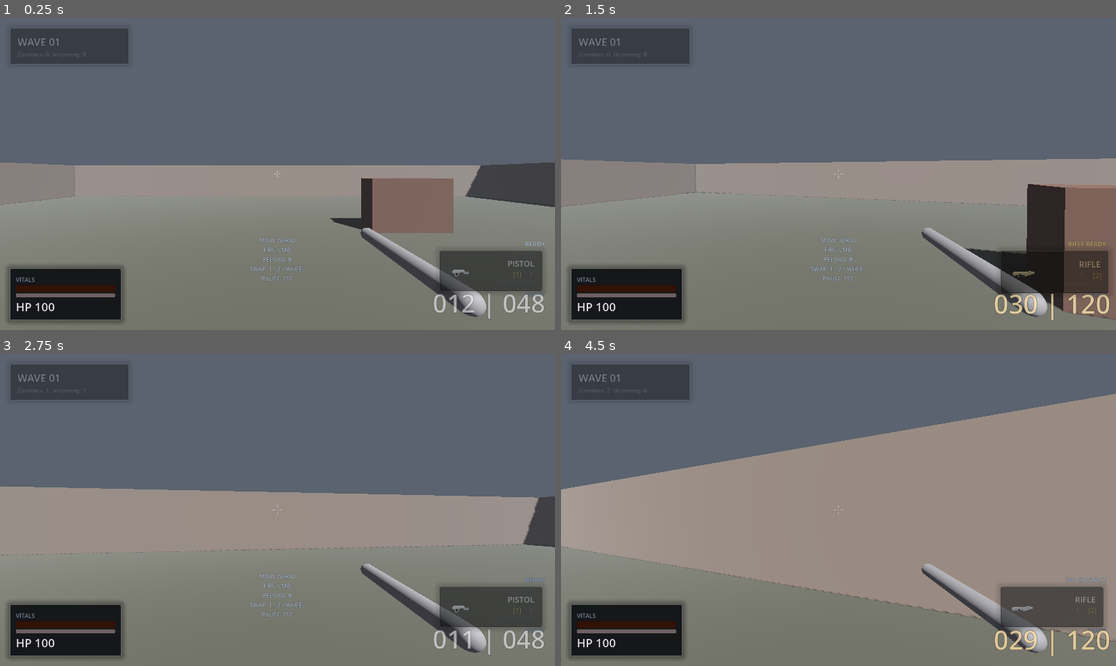
Above: before the commit, frames 1-4 (two rows, left to right).
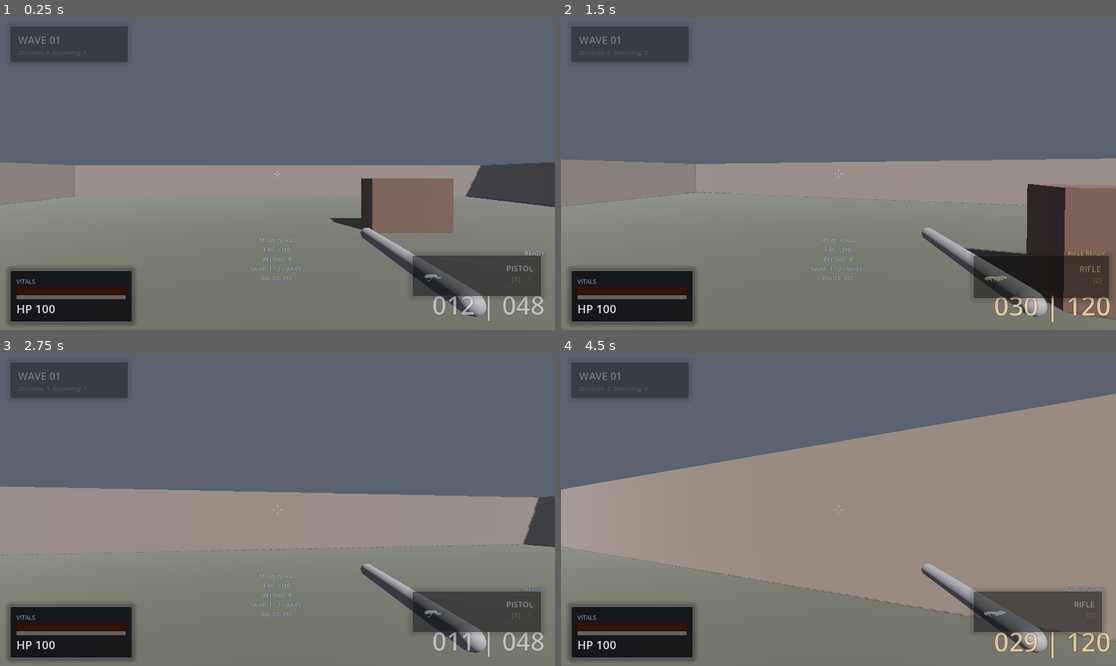
Above: after the commit, the same moments.

Repository: KernPhilipp/Dead-Zones
Game: Godot game, scene res://scenes/main.tscn
Two runs of this game, one before a commit and one after it. Both use one fixed random seed, a clock stepped at 60 frames per second and the inputs below.
Inputs (mouse positions are in pixels of both pictures, inside the frame that each line leads up to):
- Up to frame 1 (0.25 s): no input
- Up to frame 2 (1.5 s): tap Enter at 0.5 s; move the mouse to (866, 174) at 0.52 s; hold W (move_forward) from 0.53 s (still down); click (866, 174) at 0.6 s; tap Space (jump) at 0.77 s; move the mouse to (810, 174) at 1.27 s; tap Mouse wheel down (weapon_next) at 1.35 s
- Up to frame 3 (2.75 s): keep holding W (move_forward); tap Space (jump) at 1.52 s; move the mouse to (288, 503) at 2.02 s; tap Mouse wheel up (weapon_prev) at 2.1 s
- Up to frame 4 (4.5 s): keep holding W (move_forward); move the mouse to (832, 516) at 2.77 s; tap 1 (weapon_slot_1) at 2.85 s; tap Space (jump) at 3.02, 3.77 s; move the mouse to (877, 513) at 3.52 s; tap 2 (weapon_slot_2) at 3.6 s; tap R (reload) at 4.15 s; move the mouse to (794, 506) at 4.27 s; click (794, 506) at 4.35 s

The runs differ from the first frame. In frame 1, 3.3% of the frame differs, in the area x 1-99%, y 2-99%; in frame 2, 3.2%; in frame 3, 3.3%; in frame 4, 3.5%.

Commit message:
Fix responsive HUD spacing and scaling

Diff:
--- a/scripts/hud.gd
+++ b/scripts/hud.gd
@@ -50,6 +50,7 @@
 var pause_controls_label: Label
 var pause_settings_button: Button
 var pause_settings_content: ScrollContainer
+var pause_settings_grid: GridContainer
 var pause_session_label: Label
 var settings_hint_label: Label
 var reset_settings_button: Button
@@ -78,6 +79,7 @@
 var health_panel: PanelContainer
 var wave_panel: PanelContainer
 var weapon_panel: PanelContainer
+var game_over_card: PanelContainer
 
 var status_timer: SceneTreeTimer
 var damage_flash_tween: Tween
@@ -194,6 +196,7 @@
 	status_label.text = "READY"
 	ammo_state_label.text = "READY"
 	ammo_state_label.modulate = Color(0.82, 0.86, 0.92, 0.9)
+	ammo_state_label.visible = false
 	ammo_label.text = "030 | 120"
 	last_ammo_value = -1
 	game_over_panel.modulate.a = 0.0
@@ -220,6 +223,9 @@
 	_load_pause_settings()
 	_setup_pause_settings()
 	_setup_handbook_overlay()
+	if not get_viewport().size_changed.is_connected(_on_viewport_resized):
+		get_viewport().size_changed.connect(_on_viewport_resized)
+	_apply_responsive_layout()
 	_show_start_hints()
 
 func _ensure_nodes():
@@ -271,6 +277,7 @@
 	pause_controls_label = _find_required_node("PauseControlsLabel") as Label
 	pause_settings_button = _find_required_node("PauseSettingsButton") as Button
 	pause_settings_content = _find_required_node("PauseSettingsContent") as ScrollContainer
+	pause_settings_grid = _find_required_node("PauseSettingsGrid") as GridContainer
 	pause_session_label = _find_required_node("PauseSessionLabel") as Label
 	settings_hint_label = _find_required_node("SettingsHintLabel") as Label
 	reset_settings_button = _find_required_node("ResetSettingsButton") as Button
@@ -299,6 +306,7 @@
 	health_panel = _find_required_node("HealthPanel") as PanelContainer
 	wave_panel = _find_required_node("WavePanel") as PanelContainer
 	weapon_panel = _find_required_node("WeaponPanel") as PanelContainer
+	game_over_card = _find_required_node("GameOverCard") as PanelContainer
 	damage_compass_markers = [damage_compass_marker, damage_compass_marker_alt_a, damage_compass_marker_alt_b]
 	nodes_initialized = true
 
@@ -331,14 +339,6 @@
 	if pause_panel == null or pause_settings_button == null:
 		return
 	if settings_screen_open:
-		pause_panel.anchor_left = 0.08
-		pause_panel.anchor_top = 0.08
-		pause_panel.anchor_right = 0.92
-		pause_panel.anchor_bottom = 0.92
-		pause_panel.offset_left = 0.0
-		pause_panel.offset_top = 0.0
-		pause_panel.offset_right = 0.0
-		pause_panel.offset_bottom = 0.0
 		pause_label.text = "SETTINGS"
 		pause_summary_label.visible = false
 		pause_meta_label.text = "LIVE SETTINGS  |  ESC TO GO BACK"
@@ -376,6 +376,7 @@
 		handbook_button.visible = true
 		pause_restart_button.visible = true
 		pause_settings_button.text = "Settings"
+	_apply_responsive_layout()
 
 func _on_reset_settings_pressed():
 	hud_opacity_setting = 0.92
@@ -515,7 +516,6 @@
 func _apply_crosshair_size():
 	if crosshair_root == null:
 		return
-	crosshair_root.pivot_offset = crosshair_root.size * 0.5
 	var size_ratio: float = inverse_lerp(0.85, 1.25, crosshair_size_setting)
 	if crosshair_style_setting == "tactical":
 		crosshair_segment_length = round(lerpf(5.0, 9.0, size_ratio))
@@ -532,6 +532,131 @@
 		crosshair_segment_thickness = round(lerpf(2.0, 3.0, size_ratio))
 		crosshair_dot_size = round(lerpf(2.0, 3.0, size_ratio))
 		crosshair_gap_scale = lerpf(0.95, 1.08, size_ratio)
+	_apply_responsive_layout()
+
+func _on_viewport_resized():
+	_apply_responsive_layout()
+
+func _apply_responsive_layout():
+	if not nodes_initialized:
+		return
+
+	var viewport_size: Vector2 = get_viewport().get_visible_rect().size
+	if viewport_size.x <= 0.0 or viewport_size.y <= 0.0:
+		return
+
+	var safe_x: float = clampf(viewport_size.x * 0.018, 16.0, 28.0)
+	var safe_y: float = clampf(viewport_size.y * 0.022, 16.0, 28.0)
+	var left_panel_width: float = clampf(viewport_size.x * 0.22, 180.0, 286.0)
+	var right_panel_width: float = clampf(viewport_size.x * 0.24, 190.0, 300.0)
+
+	wave_panel.offset_left = safe_x
+	wave_panel.offset_top = safe_y
+	wave_panel.offset_right = safe_x + left_panel_width
+	wave_panel.offset_bottom = safe_y + clampf(viewport_size.y * 0.095, 68.0, 88.0)
+
+	health_panel.offset_left = safe_x
+	health_panel.offset_right = safe_x + left_panel_width
+	health_panel.offset_top = -clampf(viewport_size.y * 0.125, 76.0, 102.0)
+	health_panel.offset_bottom = -safe_y
+
+	var right_left: float = -safe_x - right_panel_width
+	var right_right: float = -safe_x
+	var ammo_height: float = 30.0
+	var status_height: float = 18.0
+	var reload_height: float = 26.0
+	var weapon_height: float = clampf(viewport_size.y * 0.11, 66.0, 84.0)
+	var right_gap: float = 10.0
+	var ammo_bottom: float = -safe_y
+	var ammo_top: float = ammo_bottom - ammo_height
+	var weapon_bottom: float = ammo_top - 22.0
+	var weapon_top: float = weapon_bottom - weapon_height
+	var status_bottom: float = weapon_top - 12.0
+	var status_top: float = status_bottom - status_height
+	var reload_bottom: float = status_top - right_gap
+	var reload_top: float = reload_bottom - reload_height
+
+	ammo_label.offset_left = right_left
+	ammo_label.offset_top = ammo_top
+	ammo_label.offset_right = right_right
+	ammo_label.offset_bottom = ammo_bottom
+	weapon_panel.offset_left = right_left
+	weapon_panel.offset_top = weapon_top
+	weapon_panel.offset_right = right_right
+	weapon_panel.offset_bottom = weapon_bottom
+	status_label.offset_left = right_left
+	status_label.offset_top = status_top
+	status_label.offset_right = right_right
+	status_label.offset_bottom = status_bottom
+	reload_panel.offset_left = right_left
+	reload_panel.offset_top = reload_top
+	reload_panel.offset_right = right_right
+	reload_panel.offset_bottom = reload_bottom
+
+	var game_over_width_max: float = maxf(360.0, viewport_size.x - safe_x * 2.0)
+	var game_over_height_max: float = maxf(330.0, viewport_size.y - safe_y * 2.0)
+	var game_over_width: float = clampf(viewport_size.x * 0.54, 360.0, game_over_width_max)
+	var game_over_height: float = clampf(viewport_size.y * 0.68, 330.0, game_over_height_max)
+	game_over_card.offset_left = -game_over_width * 0.5
+	game_over_card.offset_top = -game_over_height * 0.5
+	game_over_card.offset_right = game_over_width * 0.5
+	game_over_card.offset_bottom = game_over_height * 0.5
+	restart_button.custom_minimum_size = Vector2(minf(220.0, game_over_width * 0.46), 48.0)
+
+	var pause_width: float
+	var pause_height: float
+	if settings_screen_open:
+		var settings_width_max: float = maxf(360.0, viewport_size.x - safe_x * 2.0)
+		var settings_height_max: float = maxf(300.0, viewport_size.y - safe_y * 2.0)
+		pause_width = clampf(viewport_size.x * 0.72, 360.0, settings_width_max)
+		pause_height = clampf(viewport_size.y * 0.78, 300.0, settings_height_max)
+		pause_settings_content.custom_minimum_size.y = clampf(pause_height - 240.0, 170.0, 380.0)
+		pause_settings_grid.set("theme_override_constants/h_separation", 12 if pause_width >= 540.0 else 8)
+	else:
+		var pause_width_max: float = maxf(320.0, minf(460.0, viewport_size.x - safe_x * 2.0))
+		var pause_height_max: float = maxf(260.0, minf(380.0, viewport_size.y - safe_y * 2.0))
+		pause_width = clampf(viewport_size.x * 0.42, 320.0, pause_width_max)
+		pause_height = clampf(viewport_size.y * 0.58, 260.0, pause_height_max)
+		pause_settings_content.custom_minimum_size.y = 0.0
+		pause_settings_grid.set("theme_override_constants/h_separation", 10)
+
+	pause_panel.anchor_left = 0.5
+	pause_panel.anchor_top = 0.5
+	pause_panel.anchor_right = 0.5
+	pause_panel.anchor_bottom = 0.5
+	pause_panel.offset_left = -pause_width * 0.5
+	pause_panel.offset_top = -pause_height * 0.5
+	pause_panel.offset_right = pause_width * 0.5
+	pause_panel.offset_bottom = pause_height * 0.5
+
+	var pause_button_width: float = clampf(pause_width * 0.48, 160.0, 220.0)
+	pause_settings_button.custom_minimum_size = Vector2(pause_button_width, 40.0)
+	resume_button.custom_minimum_size = Vector2(pause_button_width, 44.0)
+	handbook_button.custom_minimum_size = Vector2(pause_button_width, 44.0)
+	pause_restart_button.custom_minimum_size = Vector2(pause_button_width, 44.0)
+	reset_settings_button.custom_minimum_size = Vector2(clampf(pause_width * 0.34, 130.0, 180.0), 38.0)
+
+	var wrap_labels: Array[Label] = [
+		pause_summary_label,
+		pause_meta_label,
+		pause_controls_label,
+		pause_session_label,
+		settings_hint_label,
+		game_over_meta_label,
+		game_over_summary_label,
+		game_over_stats_label,
+		game_over_footer_label,
+		game_over_hint_label
+	]
+	for label in wrap_labels:
+		label.autowrap_mode = TextServer.AUTOWRAP_WORD_SMART
+
+	var crosshair_half_extent: float = crosshair_segment_length + ((5.0 + 1.6) * crosshair_gap_scale) + 8.0
+	var crosshair_side: float = maxf(44.0, ceil(crosshair_half_extent * 2.0))
+	crosshair_root.custom_minimum_size = Vector2(crosshair_side, crosshair_side)
+	crosshair_root.size = crosshair_root.custom_minimum_size
+	crosshair_root.pivot_offset = crosshair_root.size * 0.5
+	update_crosshair(0.0)
 
 func _find_required_node(node_name: String) -> Node:
 	var node := find_child(node_name, true, false)
@@ -653,8 +778,6 @@
 		current_ammo_state = "EMPTY"
 		ammo_label.modulate = Color(1.0, 0.28, 0.22, 1.0)
 		reserve_label.modulate = Color(0.98, 0.52, 0.42, 0.96)
-		ammo_state_label.modulate = Color(1.0, 0.28, 0.22, 1.0)
-		ammo_state_label.text = "MAG EMPTY"
 		_set_crosshair_state("empty")
 		recent_threat_time = maxf(recent_threat_time, 0.8)
 		_start_ammo_warning()
@@ -662,8 +785,6 @@
 		current_ammo_state = "LOW AMMO"
 		ammo_label.modulate = Color(1.0, 0.34, 0.28, 1.0)
 		reserve_label.modulate = Color(1.0, 0.54, 0.46, 0.96)
-		ammo_state_label.modulate = Color(1.0, 0.34, 0.28, 1.0)
-		ammo_state_label.text = "LOW AMMO"
 		_set_crosshair_state("warning")
 		recent_threat_time = maxf(recent_threat_time, 0.4)
 		_start_ammo_warning()
@@ -671,16 +792,12 @@
 		current_ammo_state = "CHECK MAG"
 		ammo_label.modulate = Color(1.0, 0.82, 0.35, 1.0)
 		reserve_label.modulate = Color(0.98, 0.82, 0.38, 0.96)
-		ammo_state_label.modulate = Color(1.0, 0.82, 0.35, 0.96)
-		ammo_state_label.text = "CHECK MAG"
 		_set_crosshair_state("warning")
 		_stop_ammo_warning()
 	else:
 		current_ammo_state = "READY"
 		ammo_label.modulate = Color(1.0, 1.0, 1.0, 1.0)
 		reserve_label.modulate = Color(0.82, 0.86, 0.92, 0.9)
-		ammo_state_label.modulate = Color(0.82, 0.86, 0.92, 0.9)
-		ammo_state_label.text = "READY"
 		_set_crosshair_state("default")
 		_stop_ammo_warning()
 	_apply_adaptive_hud_presence()
@@ -694,8 +811,6 @@
 		reload_was_active = true
 		_set_crosshair_state("reload")
 		recent_threat_time = maxf(recent_threat_time, 0.3)
-		ammo_state_label.text = "RELOADING %02d%%" % int(round(progress * 100.0))
-		ammo_state_label.modulate = Color(1.0, 0.8, 0.35, 1.0)
 		ammo_label.modulate = Color(1.0, 0.92, 0.66, 1.0)
 		reserve_label.modulate = Color(1.0, 0.82, 0.42, 0.96)
 		_stop_ammo_warning()
